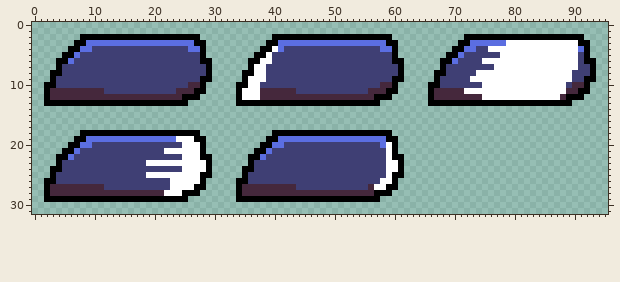
File history of a sprite sheet, base/examples/gui_examples/assets/flashybutton.png. The first picture shows the starting point.
The file is 96x32 pixels.
The same view after the edit:
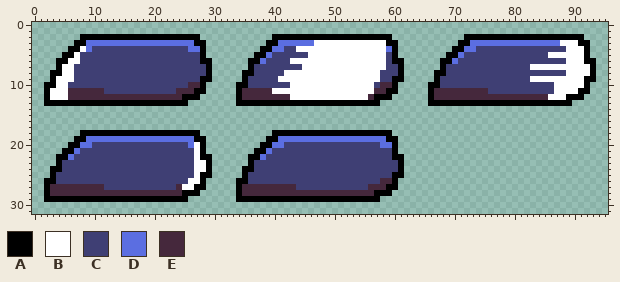
Palette (. is transparent): A #000000  B #ffffff  C #3f3f74  D #5b6ee1  E #45283c
Edits made:
@@ x 0..95 @@
  2 ........AAAAAAAAAAAAAAAAAAAA............AAAAAAAAAAAAAAAAAAAA............AAAAAAAAAAAAAAAAAAAA....
- 3 .......AADDDDDDDDDDDDDDDDDDAA..........AADDDDDDDDDDDDDDDDDDAA..........AADDDDDDBBBBBBBBBBBBAA...
- 4 ......AADDCCCCCCCCCCCCCCCCDDA.........AABDCCCCCCCCCCCCCCCCDDA.........AADDCCBBBBBBBBBBBBBBBDA...
- 5 .....AADCCCCCCCCCCCCCCCCCCCCA........AABCCCCCCCCCCCCCCCCCCCCA........AADCCCCCCBBBBBBBBBBBBBCA...
- 6 ....AADCCCCCCCCCCCCCCCCCCCCCAA......AABBCCCCCCCCCCCCCCCCCCCCAA......AADCCCCBBBBBBBBBBBBBBBBCAA..
- 7 ....ACCCCCCCCCCCCCCCCCCCCCCCCA......ABBCCCCCCCCCCCCCCCCCCCCCCA......ACCCCCCCCBBBBBBBBBBBBBBCCA..
- 8 ...AACCCCCCCCCCCCCCCCCCCCCCCCA.....AABBCCCCCCCCCCCCCCCCCCCCCCA.....AACCCCCBBBBBBBBBBBBBBBBCCCA..
- 9 ...ACCCCCCCCCCCCCCCCCCCCCCCCAA.....ABBBCCCCCCCCCCCCCCCCCCCCCAA.....ACCCCCBBBBBBBBBBBBBBBBBCCAA..
-10 ..AACCCCCCCCCCCCCCCCCCCCCCEEA.....AABBCCCCCCCCCCCCCCCCCCCCEEA.....AACCCCCCCBBBBBBBBBBBBBBCEEA...
-11 ..AEEEEEEEEECCCCCCCCCCCCEEEAA.....ABBBEEEEEECCCCCCCCCCCCEEEAA.....AEEEEEBBBBBBBBBBBBBBBBBEEAA...
-12 ..AEEEEEEEEEEEEEEEEEEEEEEAAA......ABBBEEEEEEEEEEEEEEEEEEEAAA......AEEEEEEEEBBBBBBBBBBBBBEAAA....
+ 3 .......AADDDDDDDDDDDDDDDDDDAA..........AADDDDDDBBBBBBBBBBBBAA..........AADDDDDDDDDDDDDDDBBBAA...
+ 4 ......AABDCCCCCCCCCCCCCCCCDDA.........AADDCCBBBBBBBBBBBBBBBDA.........AADDCCCCCCCCCCCCCCCBBBA...
+ 5 .....AABCCCCCCCCCCCCCCCCCCCCA........AADCCCCCCBBBBBBBBBBBBBCA........AADCCCCCCCCCCCCCCBBBBBBA...
+ 6 ....AABBCCCCCCCCCCCCCCCCCCCCAA......AADCCCCBBBBBBBBBBBBBBBBCAA......AADCCCCCCCCCCCCCCCCCCBBBAA..
+ 7 ....ABBCCCCCCCCCCCCCCCCCCCCCCA......ACCCCCCCCBBBBBBBBBBBBBBCCA......ACCCCCCCCCCCCCCBBBBBBBBBBA..
+ 8 ...AABBCCCCCCCCCCCCCCCCCCCCCCA.....AACCCCCBBBBBBBBBBBBBBBBCCCA.....AACCCCCCCCCCCCCCCCCCCCBBBBA..
+ 9 ...ABBBCCCCCCCCCCCCCCCCCCCCCAA.....ACCCCCBBBBBBBBBBBBBBBBBCCAA.....ACCCCCCCCCCCCCCCBBBBBBBBBAA..
+10 ..AABBCCCCCCCCCCCCCCCCCCCCEEA.....AACCCCCCCBBBBBBBBBBBBBBCEEA.....AACCCCCCCCCCCCCCCCCCCBBBBBA...
+11 ..ABBBEEEEEECCCCCCCCCCCCEEEAA.....AEEEEEBBBBBBBBBBBBBBBBBEEAA.....AEEEEEEEEECCCCCCCCCCCBBBBAA...
+12 ..ABBBEEEEEEEEEEEEEEEEEEEAAA......AEEEEEEEEBBBBBBBBBBBBBEAAA......AEEEEEEEEEEEEEEEEEEEBBBAAA....
 13 ..AAAAAAAAAAAAAAAAAAAAAAAA........AAAAAAAAAAAAAAAAAAAAAAAA........AAAAAAAAAAAAAAAAAAAAAAAA......
@@ x 17..62 @@
 18 AAAAAAAAAAA............AAAAAAAAAAAAAAAAAAAA...
-19 DDDDDDDBBBAA..........AADDDDDDDDDDDDDDDDDDAA..
-20 CCCCCCCCBBBA.........AADDCCCCCCCCCCCCCCCCDBA..
-21 CCCCCBBBBBBA........AADCCCCCCCCCCCCCCCCCCCBA..
-22 CCCCCCCCBBBAA......AADCCCCCCCCCCCCCCCCCCCCBAA.
-23 CCBBBBBBBBBBA......ACCCCCCCCCCCCCCCCCCCCCCBBA.
-24 CCCCCCCCBBBBA.....AACCCCCCCCCCCCCCCCCCCCCCBBA.
-25 CCBBBBBBBBBAA.....ACCCCCCCCCCCCCCCCCCCCCCCBAA.
-26 CCCCCCBBBBBA.....AACCCCCCCCCCCCCCCCCCCCCCBBA..
-27 CCCCCCBBBBAA.....AEEEEEEEEECCCCCCCCCCCCEBBAA..
-28 EEEEEBBBAAA......AEEEEEEEEEEEEEEEEEEEEEEAAA...
+19 DDDDDDDDDDAA..........AADDDDDDDDDDDDDDDDDDAA..
+20 CCCCCCCCCDBA.........AADDCCCCCCCCCCCCCCCCDDA..
+21 CCCCCCCCCCBA........AADCCCCCCCCCCCCCCCCCCCCA..
+22 CCCCCCCCCCBAA......AADCCCCCCCCCCCCCCCCCCCCCAA.
+23 CCCCCCCCCCBBA......ACCCCCCCCCCCCCCCCCCCCCCCCA.
+24 CCCCCCCCCCBBA.....AACCCCCCCCCCCCCCCCCCCCCCCCA.
+25 CCCCCCCCCCBAA.....ACCCCCCCCCCCCCCCCCCCCCCCCAA.
+26 CCCCCCCCCBBA.....AACCCCCCCCCCCCCCCCCCCCCCEEA..
+27 CCCCCCCEBBAA.....AEEEEEEEEECCCCCCCCCCCCEEEAA..
+28 EEEEEEEEAAA......AEEEEEEEEEEEEEEEEEEEEEEAAA...
 29 AAAAAAAAA........AAAAAAAAAAAAAAAAAAAAAAAA.....
Pixel boxes of the changes (left, top, right, bottom) in both pictures:
changed: (242, 40, 386, 100)
changed: (464, 40, 590, 100)
changed: (50, 46, 86, 100)
changed: (146, 136, 194, 196)
changed: (374, 142, 398, 190)
